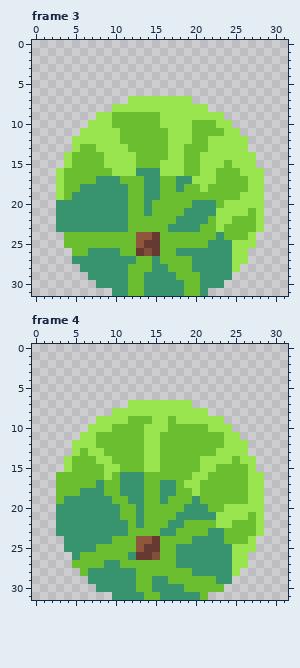
Two versions of one pixel-art file, Twisted Petal/Assets/Aseprite/Enemies/Animated/Movable/waterMalone.ase. The picture above is the old version.
32x32 pixels, 6 frames. Shown: frame 3, frame 4.
The result:
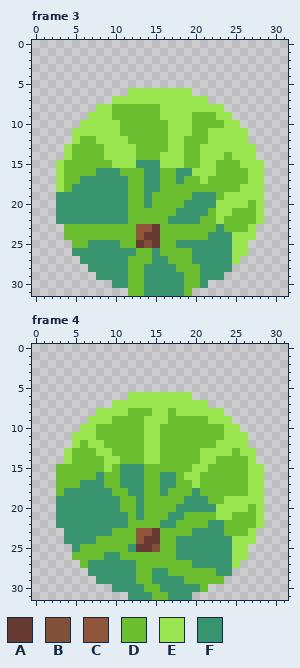
Palette (. is transparent): A #663931  B #805039  C #8f563b  D #6abe30  E #99e550  F #37946e
From the commit log: Watermelon is now fixed
Edits made:
--- frame 3
@@ x 0..31 @@
  5 ................................
- 6 ................................
- 7 ............EEEEEEEE............
- 8 ..........EEEEEEEEEEEE..........
- 9 ........EEDDDDDDEEEEEEEE........
-10 .......EEEDDDDDDEEEEDDDEE.......
-11 ......EEEEEDDDDDDEEEDDDDEE......
-12 .....EEEEEEDDDDDDEEEDDEEEEE.....
-13 .....EDDEEEEDDDDDEEDDDEEEEE.....
-14 ....EDDDDEEEEDDDDEEDDEEEEEEE....
-15 ....EDDDDEEEEDDDEEEDDEEEDEEE....
-16 ...EDDDDDDEEEFFFEEEDDEEDDDEEE...
-17 ...EDDDDFFFDDDFFDDFFEEEDDDDEE...
-18 ...EDDFFFFFFDDFFDDFDDEDDDDDEE...
-19 ...EDFFFFFFFDDFFDDDDDDDDDDEEE...
-20 ...FFFFFFFFFDDFDDDDDFFFDEEEEE...
-21 ...FFFFFFFFFDDFDDDDFFFFEEEEDE...
-22 ...FFFFFFFFFDDDDDDFFFFDEEDDDE...
-23 ...FFFFFFFFFDDDDDFFFFDDEDDDDE...
-24 ....DDDDDDDDDCCADDDDDDDFDDDE....
-25 ....DDDDDDDDDCAADDDDDDFFFEEE....
-26 .....DDFFFFDDABADDFFFFFFFEE.....
-27 .....FFFFFFFFDDFDDDDFFFFFEE.....
-28 ......FFFFFFDDDFFDDDFFFFFE......
-29 .......FFFFFDDFFFFDDDFFFF.......
-30 ........FFFFDDFFFFFDDFFF........
-31 ..........FFDDFFFFFDDF..........
+ 6 ............EEEEEEEE............
+ 7 ..........EEEEEEEEEEEE..........
+ 8 ........EEDDDDDDEEEEEEEE........
+ 9 .......EEEDDDDDDEEEEDDDEE.......
+10 ......EEEEEDDDDDDEEEDDDDEE......
+11 .....EEEEEEDDDDDDEEEDDEEEEE.....
+12 .....EDDEEEEDDDDDEEDDDEEEEE.....
+13 ....EDDDDEEEEDDDDEEDDEEEEEEE....
+14 ....EDDDDEEEEDDDEEEDDEEEDEEE....
+15 ...EDDDDDDEEEFFFEEEDDEEDDDEEE...
+16 ...EDDDDFFFDDDFFDDFFEEEDDDDEE...
+17 ...EDDFFFFFFDDFFDDFDDEDDDDDEE...
+18 ...EDFFFFFFFDDFFDDDDDDDDDDEEE...
+19 ...FFFFFFFFFDDFDDDDDFFFDEEEEE...
+20 ...FFFFFFFFFDDFDDDDFFFFEEEEDE...
+21 ...FFFFFFFFFDDDDDDFFFFDEEDDDE...
+22 ...FFFFFFFFFDDDDDFFFFDDEDDDDE...
+23 ....DDDDDDDDDCCADDDDDDDFDDDE....
+24 ....DDDDDDDDDCAADDDDDDFFFEEE....
+25 .....DDFFFFDDABADDFFFFFFFEE.....
+26 .....FFFFFFFFDDFDDDDFFFFFEE.....
+27 ......FFFFFFDDDFFDDDFFFFFE......
+28 .......FFFFFDDFFFFDDDFFFF.......
+29 ........FFFFDDFFFFFDDFFF........
+30 ..........FFDDFFFFFDDF..........
+31 ............DDFFFFFD............
--- frame 4
@@ x 0..31 @@
  5 ................................
- 6 ................................
- 7 ............EEEEEEEE............
- 8 ..........EEEEEEEEEEEE..........
- 9 ........EEEEDDDEEDEEEEEE........
-10 .......EEEDDDDEEEDDDDDEEE.......
-11 ......EEDDDDDDEEDDDDDDDDEE......
-12 .....EEEDDDDDDEEDDDDDDDDEEE.....
-13 .....EDEEDDDDDEEDDDDDDDEEEE.....
-14 ....EDDDEEDDDDEEDDDDDEEEEDEE....
-15 ....EDDDDEEDDDEEDDDDDEEDDDDE....
-16 ...DDDDDDEDFFFDDDDDDEEDDDDDEE...
-17 ...DDDDDFDDFFFDDFFDEEDDDDDDEE...
-18 ...DDDFFFDDFFFDDFFDDEDDDDDDEE...
-19 ...DFFFFFFDDFFDDFDDDFDDDDDDEE...
-20 ...FFFFFFFFDDFDDDDDFFFDDEEEEE...
-21 ...FFFFFFFFDDFDDDDFFFFFEEEEDE...
-22 ...FFFFFFFFFDFDDDFFDDDDEEDDDE...
-23 ...FFFFFFFFFDDDDFFDDDDFFDDDDE...
-24 ....FFFFFFDDDCCADDDDFFFFDDDE....
-25 ....FFFFDDDDDCAADDFFFFFFFEEE....
-26 .....FDDDDDDFAABDDFFFFFFFEE.....
-27 .....DDDDFFDDDDDDDFFFFFFFEE.....
-28 ......DFFFFFFDDDDDDDFFFFFE......
-29 .......FFFFFFDDFFDDDDDDFF.......
-30 ........FFFFFDDFFFFDDDDD........
-31 ..........FFFFDDFFFFFD..........
+ 6 ............EEEEEEEE............
+ 7 ..........EEEEEEEEEEEE..........
+ 8 ........EEEEDDDEEDEEEEEE........
+ 9 .......EEEDDDDEEEDDDDDEEE.......
+10 ......EEDDDDDDEEDDDDDDDDEE......
+11 .....EEEDDDDDDEEDDDDDDDDEEE.....
+12 .....EDEEDDDDDEEDDDDDDDEEEE.....
+13 ....EDDDEEDDDDEEDDDDDEEEEDEE....
+14 ....EDDDDEEDDDEEDDDDDEEDDDDE....
+15 ...DDDDDDEDFFFDDDDDDEEDDDDDEE...
+16 ...DDDDDFDDFFFDDFFDEEDDDDDDEE...
+17 ...DDDFFFDDFFFDDFFDDEDDDDDDEE...
+18 ...DFFFFFFDDFFDDFDDDFDDDDDDEE...
+19 ...FFFFFFFFDDFDDDDDFFFDDEEEEE...
+20 ...FFFFFFFFDDFDDDDFFFFFEEEEDE...
+21 ...FFFFFFFFFDFDDDFFDDDDEEDDDE...
+22 ...FFFFFFFFFDDDDFFDDDDFFDDDDE...
+23 ....FFFFFFDDDCCADDDDFFFFDDDE....
+24 ....FFFFDDDDDCAADDFFFFFFFEEE....
+25 .....FDDDDDDFAABDDFFFFFFFEE.....
+26 .....DDDDFFDDDDDDDFFFFFFFEE.....
+27 ......DFFFFFFDDDDDDDFFFFFE......
+28 .......FFFFFFDDFFDDDDDDFF.......
+29 ........FFFFFDDFFFFDDDDD........
+30 ..........FFFFDDFFFFFD..........
+31 ............FFFDDFFF............
